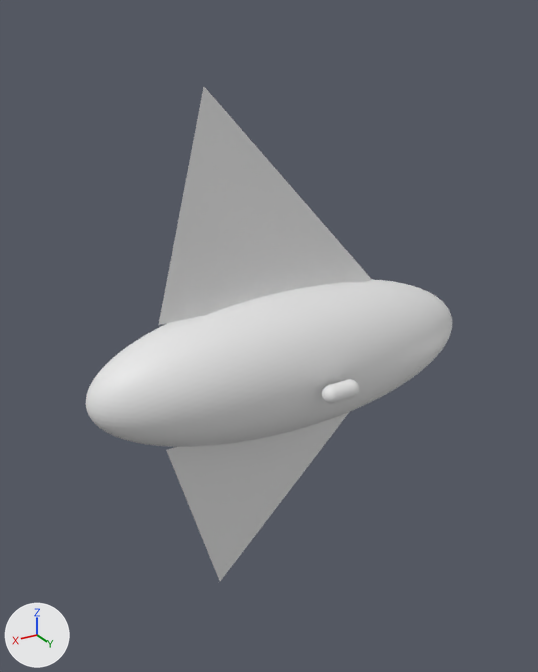
One commit to the glTF model models/mkv.glb: the scene before it, then after it.
Both versions are drawn from a 50 mm lens placed at (19.4, 30.1, 16.6), pointed at (0.9, -0.6, 1.2). Lighting does not change. The marker at lower left points along +X, +Y and +Z. The first picture is the older version. Where no turn or scale is listed for an object, it has been applied to the vertices.

Names of what the first picture shows: 'hull', 'wing_port', 'wing_stbd' and 1 more.
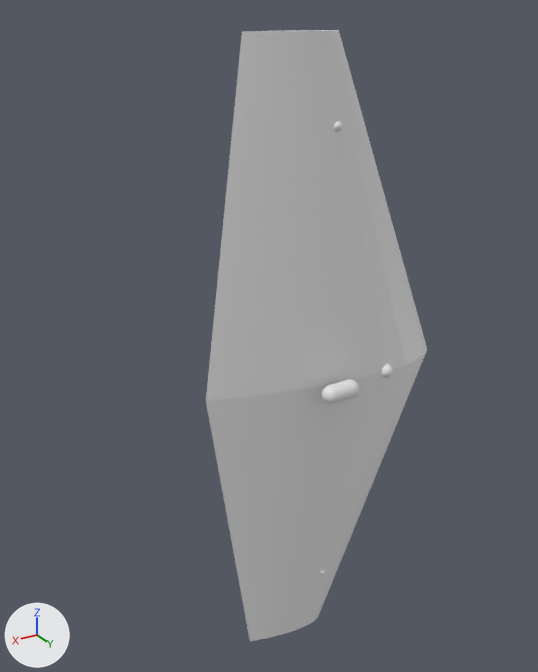
The newer file is also turned or shifted as a whole; pictures and numbers use the older file's frame.

The change, as a diff of the scene's bpy script:
```diff
--- a/models/mkv.glb.py
+++ b/models/mkv.glb.py
@@ me_fixture_stbd @@
+me_fixture_stbd.from_pydata(...)  # an icosphere of 320 faces spanning x 3.375..3.815, y 0.684..1.124, z 11.94..12.38
@@ me_fixture_main @@
+me_fixture_main.from_pydata(...)  # an icosphere of 320 faces spanning x 0.315..1.015, y 1.438..2.138, z -0.35..0.35
@@ me_body @@
+me_body.from_pydata(...)  # 1124 vertices, 2244 faces; spans x -3.3..10.0, y -1.9..1.9, z -16.0..16.0
@@ ob_hull @@
-ob_hull = bpy.data.objects.new('hull', me_hull)
-ob_hull.location = (0.0, 0.0, 0.0)
@@ ob_wing_stbd @@
-ob_wing_stbd = bpy.data.objects.new('wing_stbd', me_wing_stbd)
-ob_wing_stbd.location = (0.0, 0.0, 0.0)
@@ ob_wing_port @@
-ob_wing_port = bpy.data.objects.new('wing_port', me_wing_port)
-ob_wing_port.location = (0.0, 0.0, 0.0)
@@ ob_fixture_stbd @@
+ob_fixture_stbd = bpy.data.objects.new('fixture_stbd', me_fixture_stbd)
+ob_fixture_stbd.location = (-3.99, 2.09, 0.0)
@@ ob_fixture_main @@
+ob_fixture_main = bpy.data.objects.new('fixture_main', me_fixture_main)
+ob_fixture_main.location = (-3.99, 2.09, 0.0)
@@ ob_body @@
+ob_body = bpy.data.objects.new('body', me_body)
+ob_body.location = (-3.99, 2.09, 0.0)
```

What differs and where, as boxes [x1, y1, x2, y2] in the pictures (538 x 672 px):
'body', added
    after: [206, 30, 427, 641]
'hull', deleted
    before: [86, 279, 452, 447]
'wing_stbd', deleted
    before: [159, 87, 372, 325]
'wing_port', deleted
    before: [166, 412, 349, 581]
'fixture_main', added
    after: [381, 365, 393, 377]
'fixture_stbd', added
    after: [334, 121, 342, 131]
